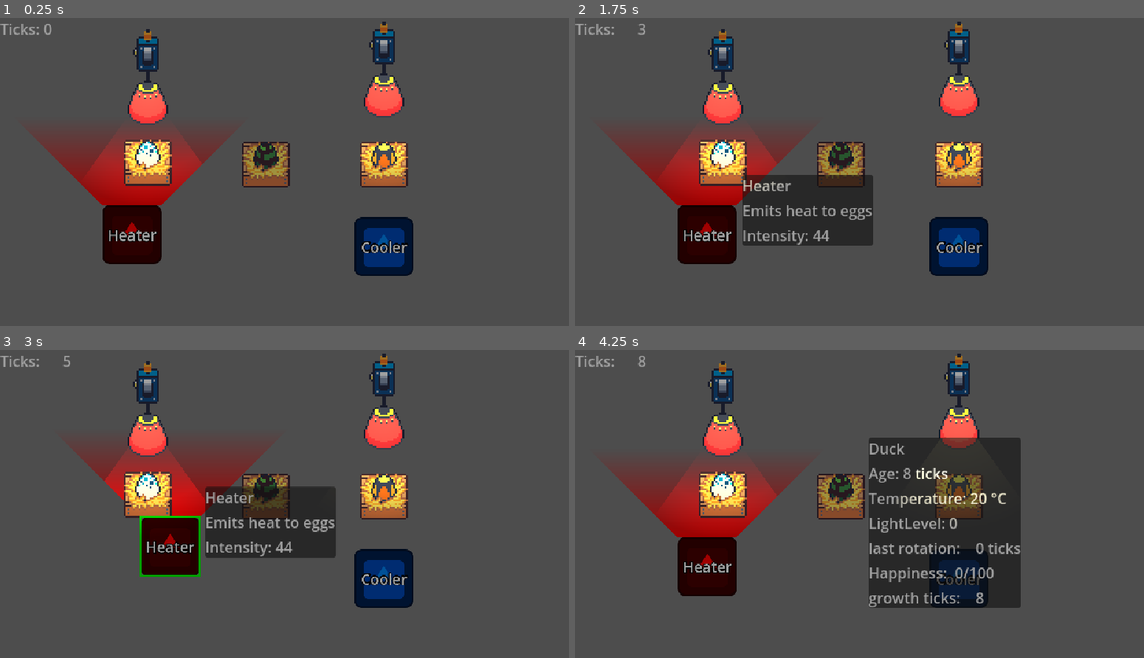
Above: before the commit, frames 1-4 (two rows, left to right).
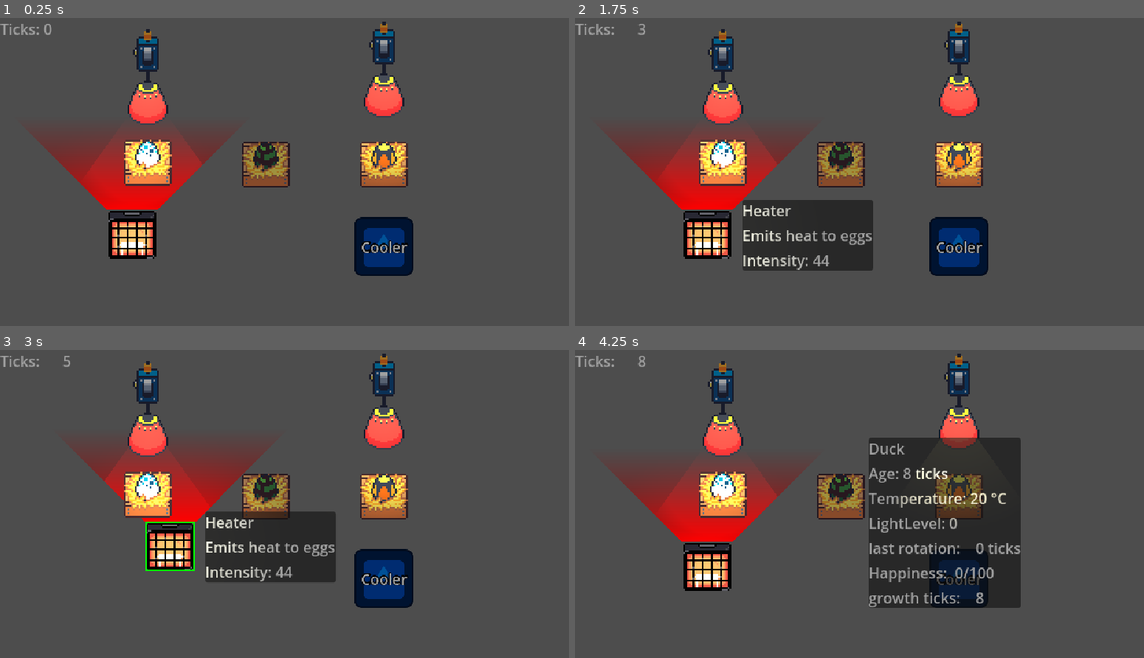
Above: after the commit, the same moments.

Repository: Chris-GW/eggs_incubation_station
Game: Godot game, scene res://main.tscn
Same seed, same stepped clock (60 frames per second), same inputs: the game is played once before the commit and once after it. The engine's default icon, where the game draws it, is replaced by a stand-in: a white triangle on a blue panel in a dark square.
Inputs (mouse positions are in pixels of both pictures, inside the frame that each line leads up to):
- Up to frame 1 (0.25 s): no input
- Up to frame 2 (1.75 s): tap Enter at 0.5 s; drag from (722, 162) to (956, 165) at 0.52 s; drag from (842, 165) to (705, 233) at 1.27 s
- Up to frame 3 (3 s): tap Space at 2 s; move the mouse to (381, 497) at 2.02 s; click (381, 497) at 2.17 s; drag from (130, 565) to (267, 497) at 2.77 s
- Up to frame 4 (4.25 s): drag from (722, 408) to (842, 488) at 3.52 s

The runs differ from the first frame. In frame 1, 3.7% of the frame differs, in the area x 13-68%, y 41-80%; in frame 2, 8.0%, in the area x 13-68%, y 41-83%; in frame 3, 7.5%; in frame 4, 3.7%.

Commit message:
working next egg choice and add heater sprite

Diff:
--- a/project.godot
+++ b/project.godot
@@ -35,6 +35,7 @@
 
 eggs=""
 devices=""
+incubation_station=""
 
 [layer_names]
 
--- a/scenes/devices/heater.tscn
+++ b/scenes/devices/heater.tscn
@@ -1,16 +1,15 @@
-[gd_scene load_steps=6 format=3 uid="uid://bb2c5mlyg7sy4"]
+[gd_scene load_steps=7 format=3 uid="uid://bb2c5mlyg7sy4"]
 
 [ext_resource type="Script" uid="uid://dgwv5xib3on4y" path="res://scripts/devices/heater.gd" id="1_yh6gp"]
-[ext_resource type="Texture2D" uid="uid://hwvdgaxokw01" path="res://icon.svg" id="2_8ycrt"]
 [ext_resource type="Script" uid="uid://dtu8fhapwdl1m" path="res://scripts/devices/draggable.gd" id="3_5hecl"]
-
-[sub_resource type="LabelSettings" id="LabelSettings_yh6gp"]
-font_size = 32
-outline_size = 8
-outline_color = Color(0, 0, 0, 1)
+[ext_resource type="Texture2D" uid="uid://dtrebpgpb5mnh" path="res://assets/devices/egg_heater.png" id="3_68slv"]
+[ext_resource type="Texture2D" uid="uid://bkuwou1loylki" path="res://assets/devices/2d_lights_and_shadows_neutral_point_light.webp" id="4_68slv"]
 
 [sub_resource type="RectangleShape2D" id="RectangleShape2D_8ycrt"]
-size = Vector2(64, 64)
+size = Vector2(52, 52)
+
+[sub_resource type="OccluderPolygon2D" id="OccluderPolygon2D_q1f6a"]
+polygon = PackedVector2Array(-25, -25, -25, 25, 25, 25, 25, -25, 27, -27, 27, 27, -27, 27, -27, -27)
 
 [node name="Heater" type="Area2D" groups=["devices"]]
 script = ExtResource("1_yh6gp")
@@ -22,34 +21,17 @@
 outline = NodePath("../Outline2D")
 
 [node name="Sprite2D" type="Sprite2D" parent="."]
-self_modulate = Color(1, 0, 0, 1)
-scale = Vector2(0.5, 0.5)
-texture = ExtResource("2_8ycrt")
-
-[node name="Label" type="Label" parent="Sprite2D"]
-anchors_preset = 8
-anchor_left = 0.5
-anchor_top = 0.5
-anchor_right = 0.5
-anchor_bottom = 0.5
-offset_left = -90.5
-offset_top = -75.5
-offset_right = -37.5
-offset_bottom = -52.5
-grow_horizontal = 2
-grow_vertical = 2
-size_flags_horizontal = 0
-text = "Heater"
-label_settings = SubResource("LabelSettings_yh6gp")
-metadata/_edit_use_anchors_ = true
+scale = Vector2(2, 2)
+texture = ExtResource("3_68slv")
 
 [node name="Outline2D" type="Line2D" parent="."]
-points = PackedVector2Array(-32, -32, 32, -32, 32, 32, -32, 32)
+points = PackedVector2Array(-26, -26, 26, -26, 26, 26, -26, 26)
 closed = true
 width = 2.0
 default_color = Color(1, 0, 0, 1)
 
 [node name="CollisionShape2D" type="CollisionShape2D" parent="."]
+visible = false
 shape = SubResource("RectangleShape2D_8ycrt")
 
 [node name="EggEffectArea2D" type="Area2D" parent="."]
@@ -58,19 +40,27 @@
 
 [node name="Polygon2D" type="Polygon2D" parent="EggEffectArea2D"]
 color = Color(1, 0, 0, 0.196078)
-polygon = PackedVector2Array(-128, -128, -32, -32, 32, -32, 128, -128)
+polygon = PackedVector2Array(-128, -128, -27, -27, 28, -27, 128, -128)
 vertex_colors = PackedColorArray(1, 0, 0, 0, 1, 0, 0, 1, 1, 0, 0, 1, 1, 0, 0, 0)
 
 [node name="CollisionPolygon2D" type="CollisionPolygon2D" parent="EggEffectArea2D"]
 visible = false
 polygon = PackedVector2Array(32, -32, 128, -128, -128, -128, -32, -32)
 
+[node name="PointLight2D" type="PointLight2D" parent="."]
+color = Color(1, 1, 0.803922, 1)
+energy = 0.5
+texture = ExtResource("4_68slv")
+
+[node name="LightOccluder2D" type="LightOccluder2D" parent="."]
+occluder = SubResource("OccluderPolygon2D_q1f6a")
+
 [node name="HoverPanelContainer" type="PanelContainer" parent="."]
 z_index = 5
 offset_left = 38.0
-offset_top = -65.0
+offset_top = -38.0
 offset_right = 180.0
-offset_bottom = 12.0
+offset_bottom = 39.0
 metadata/_edit_group_ = true
 
 [node name="BoxContainer" type="BoxContainer" parent="HoverPanelContainer"]
--- a/scenes/egg.tscn
+++ b/scenes/egg.tscn
@@ -15,6 +15,12 @@
 monitoring = false
 script = ExtResource("1_qlus4")
 egg_creature = ExtResource("2_34461")
+age_ticks = null
+temperature = null
+light_level = null
+ticks_since_last_rotation = null
+happiness = null
+growth_ticks = null
 
 [node name="Sprite2D" type="Sprite2D" parent="."]
 scale = Vector2(2, 2)
--- a/scenes/incubation_station.tscn
+++ b/scenes/incubation_station.tscn
@@ -1,8 +1,10 @@
-[gd_scene load_steps=8 format=3 uid="uid://dj04gpqp0lx15"]
+[gd_scene load_steps=10 format=3 uid="uid://dj04gpqp0lx15"]
 
 [ext_resource type="Script" uid="uid://dqri55g4ymo54" path="res://scripts/incubation_station.gd" id="1_ck6wp"]
 [ext_resource type="Texture2D" uid="uid://0bfoddy6eyib" path="res://assets/eggs/Incubator Color.png" id="1_fqn86"]
 [ext_resource type="PackedScene" uid="uid://dfmpxw6jsmck3" path="res://scenes/egg.tscn" id="2_y04yn"]
+[ext_resource type="Texture2D" uid="uid://0bu6ryyy217l" path="res://assets/eggs/egg_questionmark.png" id="4_psc80"]
+[ext_resource type="PackedScene" uid="uid://d2xwmhitg3r0s" path="res://scenes/shop/egg_reward.tscn" id="4_yplrf"]
 
 [sub_resource type="AtlasTexture" id="AtlasTexture_y04yn"]
 atlas = ExtResource("1_fqn86")
@@ -19,7 +21,7 @@
 [sub_resource type="RectangleShape2D" id="RectangleShape2D_ck6wp"]
 size = Vector2(52, 50)
 
-[node name="IncubationStation" type="Area2D" groups=["devices"]]
+[node name="IncubationStation" type="Area2D" groups=["devices", "incubation_station"]]
 script = ExtResource("1_ck6wp")
 
 [node name="BoxSprite" type="Sprite2D" parent="."]
@@ -43,6 +45,23 @@
 visible = false
 position = Vector2(0, -1)
 shape = SubResource("RectangleShape2D_ck6wp")
+
+[node name="PlaceEggButton" type="Button" parent="."]
+visible = false
+anchors_preset = 8
+anchor_left = 0.5
+anchor_top = 0.5
+anchor_right = 0.5
+anchor_bottom = 0.5
+offset_left = -26.0
+offset_top = -26.0
+offset_right = 26.0
+offset_bottom = 24.0
+grow_horizontal = 2
+grow_vertical = 2
+icon = ExtResource("4_psc80")
+icon_alignment = 1
+expand_icon = true
 
 [node name="HoverPanelContainer" type="PanelContainer" parent="."]
 visible = false
@@ -92,6 +111,13 @@
 layout_mode = 2
 text = "growth ticks: 512"
 
+[node name="CanvasLayer" type="CanvasLayer" parent="."]
+visible = false
+
+[node name="EggReward" parent="CanvasLayer" instance=ExtResource("4_yplrf")]
+
 [connection signal="input_event" from="." to="." method="_on_input_event"]
 [connection signal="mouse_entered" from="." to="." method="_on_mouse_entered"]
 [connection signal="mouse_exited" from="." to="." method="_on_mouse_exited"]
+[connection signal="pressed" from="PlaceEggButton" to="." method="_on_place_egg_button_pressed"]
+[connection signal="creature_choosen" from="CanvasLayer/EggReward" to="." method="_on_egg_reward_creature_choosen"]
--- /dev/null
+++ b/scenes/shop/egg_reward.tscn
@@ -0,0 +1,154 @@
+[gd_scene load_steps=6 format=3 uid="uid://d2xwmhitg3r0s"]
+
+[ext_resource type="Texture2D" uid="uid://cxtliepbtfjd6" path="res://assets/eggs/Creatures Color.png" id="1_nx6l0"]
+[ext_resource type="Script" uid="uid://bvnirfjcn1rki" path="res://scripts/shop/egg_reward.gd" id="1_obqpo"]
+[ext_resource type="Texture2D" uid="uid://db3gu7d6rsodx" path="res://assets/eggs/Colorful.png" id="2_kdgls"]
+
+[sub_resource type="AtlasTexture" id="AtlasTexture_6uwgt"]
+atlas = ExtResource("2_kdgls")
+region = Rect2(0, 48, 16, 16)
+
+[sub_resource type="AtlasTexture" id="AtlasTexture_obqpo"]
+atlas = ExtResource("1_nx6l0")
+region = Rect2(0, 16, 18, 16)
+
+[node name="EggReward" type="PanelContainer"]
+anchors_preset = 8
+anchor_left = 0.5
+anchor_top = 0.5
+anchor_right = 0.5
+anchor_bottom = 0.5
+offset_left = -291.5
+offset_top = -102.5
+offset_right = 291.5
+offset_bottom = 102.5
+grow_horizontal = 2
+grow_vertical = 2
+script = ExtResource("1_obqpo")
+
+[node name="MarginContainer" type="MarginContainer" parent="."]
+layout_mode = 2
+theme_override_constants/margin_left = 12
+theme_override_constants/margin_top = 20
+theme_override_constants/margin_right = 12
+theme_override_constants/margin_bottom = 20
+
+[node name="Container" type="HBoxContainer" parent="MarginContainer"]
+layout_mode = 2
+theme_override_constants/separation = 50
+alignment = 1
+
+[node name="Choice1" type="VBoxContainer" parent="MarginContainer/Container"]
+unique_name_in_owner = true
+layout_mode = 2
+alignment = 1
+
+[node name="Label" type="Label" parent="MarginContainer/Container/Choice1"]
+custom_minimum_size = Vector2(128, 0)
+layout_mode = 2
+text = "Chicken"
+horizontal_alignment = 1
+
+[node name="HBoxContainer" type="HBoxContainer" parent="MarginContainer/Container/Choice1"]
+layout_mode = 2
+alignment = 1
+
+[node name="EggTextureRect" type="TextureRect" parent="MarginContainer/Container/Choice1/HBoxContainer"]
+custom_minimum_size = Vector2(64, 64)
+layout_mode = 2
+texture = SubResource("AtlasTexture_6uwgt")
+stretch_mode = 5
+
+[node name="CreatureTextureRect" type="TextureRect" parent="MarginContainer/Container/Choice1/HBoxContainer"]
+custom_minimum_size = Vector2(64, 64)
+layout_mode = 2
+texture = SubResource("AtlasTexture_obqpo")
+stretch_mode = 5
+
+[node name="Button" type="Button" parent="MarginContainer/Container/Choice1"]
+layout_mode = 2
+text = "choose"
+
+[node name="InformationLabel" type="Label" parent="MarginContainer/Container/Choice1"]
+layout_mode = 2
+text = "Temperature: 15-15
+Light Level: Dark
+Rotation interval: 15 "
+
+[node name="Choice2" type="VBoxContainer" parent="MarginContainer/Container"]
+unique_name_in_owner = true
+layout_mode = 2
+alignment = 1
+
+[node name="Label" type="Label" parent="MarginContainer/Container/Choice2"]
+custom_minimum_size = Vector2(128, 0)
+layout_mode = 2
+text = "Chicken"
+horizontal_alignment = 1
+
+[node name="HBoxContainer" type="HBoxContainer" parent="MarginContainer/Container/Choice2"]
+layout_mode = 2
+alignment = 1
+
+[node name="EggTextureRect" type="TextureRect" parent="MarginContainer/Container/Choice2/HBoxContainer"]
+custom_minimum_size = Vector2(64, 64)
+layout_mode = 2
+texture = SubResource("AtlasTexture_6uwgt")
+stretch_mode = 5
+
+[node name="CreatureTextureRect" type="TextureRect" parent="MarginContainer/Container/Choice2/HBoxContainer"]
+custom_minimum_size = Vector2(64, 64)
+layout_mode = 2
+texture = SubResource("AtlasTexture_obqpo")
+stretch_mode = 5
+
+[node name="Button" type="Button" parent="MarginContainer/Container/Choice2"]
+layout_mode = 2
+text = "choose"
+
+[node name="InformationLabel" type="Label" parent="MarginContainer/Container/Choice2"]
+layout_mode = 2
+text = "Temperature: 15-15
+Light Level: Dark
+Rotation interval: 15 "
+
+[node name="Choice3" type="VBoxContainer" parent="MarginContainer/Container"]
+unique_name_in_owner = true
+layout_mode = 2
+alignment = 1
+
+[node name="Label" type="Label" parent="MarginContainer/Container/Choice3"]
+custom_minimum_size = Vector2(128, 0)
+layout_mode = 2
+text = "Chicken"
+horizontal_alignment = 1
+
+[node name="HBoxContainer" type="HBoxContainer" parent="MarginContainer/Container/Choice3"]
+layout_mode = 2
+alignment = 1
+
+[node name="EggTextureRect" type="TextureRect" parent="MarginContainer/Container/Choice3/HBoxContainer"]
+custom_minimum_size = Vector2(64, 64)
+layout_mode = 2
+texture = SubResource("AtlasTexture_6uwgt")
+stretch_mode = 5
+
+[node name="CreatureTextureRect" type="TextureRect" parent="MarginContainer/Container/Choice3/HBoxContainer"]
+custom_minimum_size = Vector2(64, 64)
+layout_mode = 2
+texture = SubResource("AtlasTexture_obqpo")
+stretch_mode = 5
+
+[node name="Button" type="Button" parent="MarginContainer/Container/Choice3"]
+layout_mode = 2
+text = "choose"
+
+[node name="InformationLabel" type="Label" parent="MarginContainer/Container/Choice3"]
+layout_mode = 2
+text = "Temperature: 15-15
+Light Level: Dark
+Rotation interval: 15 "
+
+[connection signal="pressed" from="MarginContainer/Container/Choice1/Button" to="." method="_on_button_pressed" binds= [0]]
+[connection signal="pressed" from="MarginContainer/Container/Choice2/Button" to="." method="_on_button_pressed" binds= [1]]
+[connection signal="pressed" from="MarginContainer/Container/Choice3/Button" to="." method="_on_button_pressed" binds= [2]]
--- a/scripts/egg.gd
+++ b/scripts/egg.gd
@@ -59,4 +59,5 @@
 	hatching_egg.get_node("CreatureSprite").texture = egg_creature.get_creature_texture()
 	self.add_sibling(hatching_egg)
 	hatching_egg.global_position = global_position
+	Main.money += 1
 	queue_free()
--- a/scripts/egg_creatures/creature_chicken.tres
+++ b/scripts/egg_creatures/creature_chicken.tres
@@ -127,5 +127,5 @@
 heat_rate = 1.0
 happiness_rate = 3.0
 happiness_threshold = 0.0
-growth_duration = 90
+growth_duration = 12
 metadata/_custom_type_script = "uid://mtgmwpb24w7d"
--- a/scripts/egg_creatures/creature_fish.tres
+++ b/scripts/egg_creatures/creature_fish.tres
@@ -6,7 +6,7 @@
 
 [sub_resource type="AtlasTexture" id="AtlasTexture_jwrdx"]
 atlas = ExtResource("2_v88br")
-region = Rect2(36, 32, 18, 16)
+region = Rect2(36, 30, 18, 15)
 
 [sub_resource type="AtlasTexture" id="AtlasTexture_v88br"]
 atlas = ExtResource("3_la5aq")
--- a/scripts/incubation_station.gd
+++ b/scripts/incubation_station.gd
@@ -2,6 +2,7 @@
 extends Area2D
 
 const AMBIENT_TEMP = 20.0
+const EGG = preload("res://scenes/egg.tscn")
 
 @export var starting_egg_creature: EggCreature
 
@@ -36,6 +37,8 @@
 			egg.growth_ticks += 1
 		if egg.is_ready_to_hatch():
 			egg.hatch_egg()
+			await get_tree().create_timer(2.0).timeout
+			$PlaceEggButton.visible = true
 	update_hover_info_panel()
 
 
@@ -63,3 +66,17 @@
 
 func _on_mouse_exited() -> void:
 	hover_panel_container.visible = false
+
+
+func _on_place_egg_button_pressed() -> void:
+	$CanvasLayer/EggReward.randomize_choices()
+	$CanvasLayer.visible = true
+	$PlaceEggButton.visible = false
+
+
+func _on_egg_reward_creature_choosen(creature: EggCreature) -> void:
+	egg = EGG.instantiate()
+	egg.egg_creature = creature
+	$EggPositionMarker.add_child(egg)
+	$CanvasLayer.visible = false
+	$PlaceEggButton.visible = false
--- a/scripts/main.gd
+++ b/scripts/main.gd
@@ -3,6 +3,7 @@
 
 @onready var game_tick_timer: Timer = $GameTickTimer
 
+static var money := 0
 var game_ticks := 0
 
 
--- /dev/null
+++ b/scripts/shop/egg_reward.gd
@@ -0,0 +1,49 @@
+extends Control
+
+signal creature_choosen(creature: EggCreature)
+
+var creatures: Array[EggCreature] = [
+	preload("res://scripts/egg_creatures/creature_chicken.tres"),
+	preload("res://scripts/egg_creatures/creature_duck.tres"),
+	preload("res://scripts/egg_creatures/creature_fish.tres"),
+]
+
+@onready var choice_items: Array[Control] = [
+		%Choice1, %Choice2, %Choice3 ]
+
+var creature_choices: Array[EggCreature] = []
+
+
+func _ready() -> void:
+	randomize_choices()
+
+
+func randomize_choices() -> void:
+	creature_choices = []
+	creature_choices.append_array(creatures)
+	creature_choices.shuffle()
+
+	for idx in range(choice_items.size()):
+		var creature: EggCreature = creature_choices.get(idx)
+		var choice_item: Control = choice_items.get(idx)
+		setup_creature_choice(choice_item, creature)
+
+
+func setup_creature_choice(choice_item: Control, creature: EggCreature) -> void:
+	choice_item.get_node("Label").text = creature.name
+	choice_item.get_node("HBoxContainer/EggTextureRect").texture = creature.get_egg_texture()
+	choice_item.get_node("HBoxContainer/CreatureTextureRect").texture = creature.get_creature_texture()
+	var information := """
+	Temp: %d - %d
+	Light Level: %s
+	Rotations: %d
+	""" % [creature.preferred_temp_range.x, creature.preferred_temp_range.y,
+			creature.preferred_light_level,
+			creature.preferred_rotation_interval
+	]
+	choice_item.get_node("InformationLabel").text = information
+
+
+func _on_button_pressed(idx: int) -> void:
+	var creature: EggCreature = creature_choices.get(idx)
+	creature_choosen.emit(creature)
Binary file added: assets/devices/egg_heater.png
Not shown, added: assets/devices/egg_heater.png.import
Binary file added: assets/eggs/egg_questionmark.png
Not shown, added: assets/eggs/egg_questionmark.png.import
Not shown, added: scripts/shop/egg_reward.gd.uid
